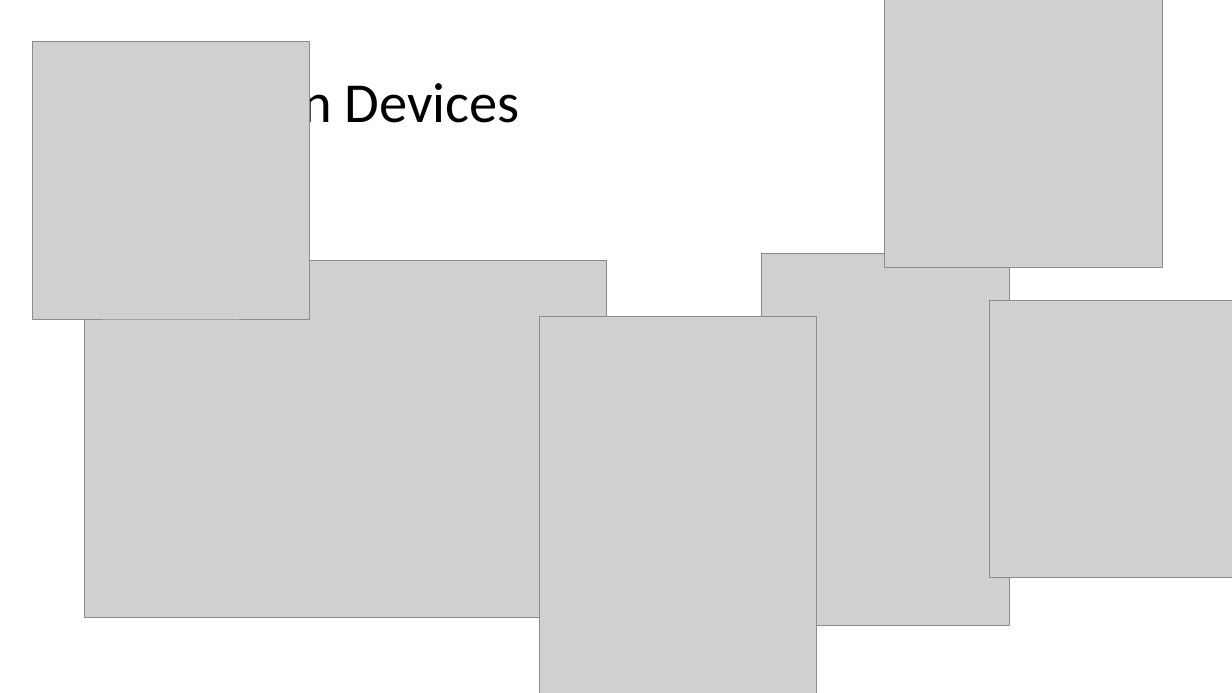
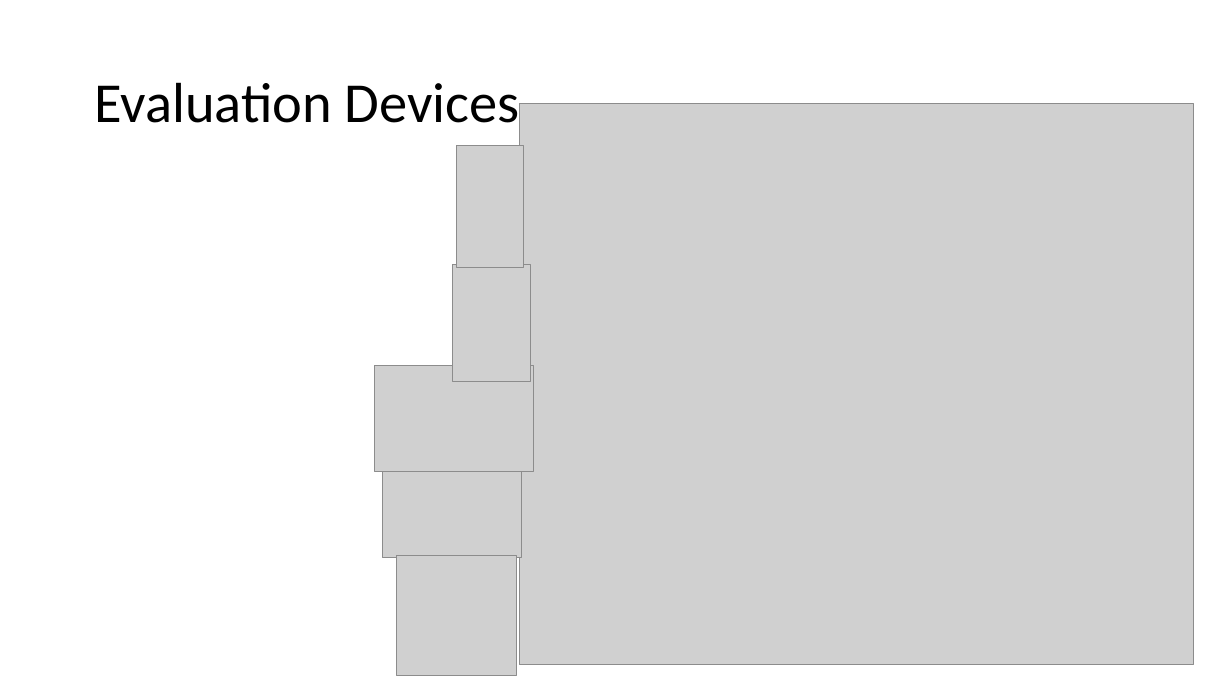
Before and after one commit to abduld/CS598, a slide deck: slide 9 of presentation/pres.pptx (slide 7 before the commit). Drawn at 1232x693 pixels with LibreOffice and Linux fonts; fonts in the diff are those of the drawing; grey boxes stand for pictures. Boxes give left, top, right and bottom in pixels: in the first picture for what was removed or moved away, otherwise in the second. Text is boxed around its words. In the diff, an @@ line names an element or a change of style, - is before the commit and + after.

```diff
--- a/presentation/pres.pptx
+++ b/presentation/pres.pptx
@@ picture added at bbox=[519, 104, 1194, 665] @@
@@ picture: place and size @@
-picture at bbox=[32, 42, 310, 319]
+picture at bbox=[457, 145, 524, 267]
@@ picture added at bbox=[452, 264, 531, 382] @@
@@ picture removed at bbox=[762, 253, 1010, 626] @@
@@ picture removed at bbox=[539, 317, 816, 693] @@
@@ picture removed at bbox=[990, 300, 1232, 578] @@
@@ picture added at bbox=[375, 366, 534, 472] @@
@@ picture: place and size @@
-picture at bbox=[85, 261, 606, 617]
+picture at bbox=[383, 463, 521, 558]
@@ picture: place and size @@
-picture at bbox=[885, 0, 1163, 267]
+picture at bbox=[396, 556, 516, 676]
```
Also in this commit, not shown: 1 other slide changed, 8 slides added, 2 slides removed.
